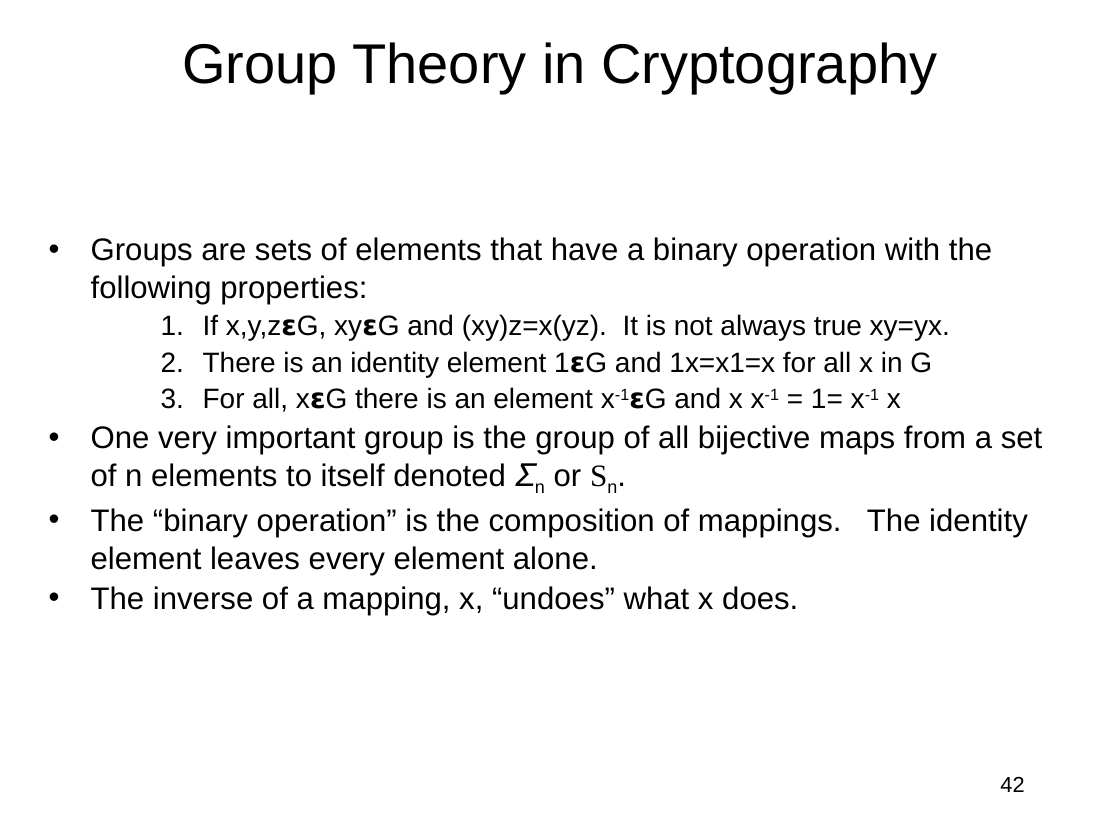
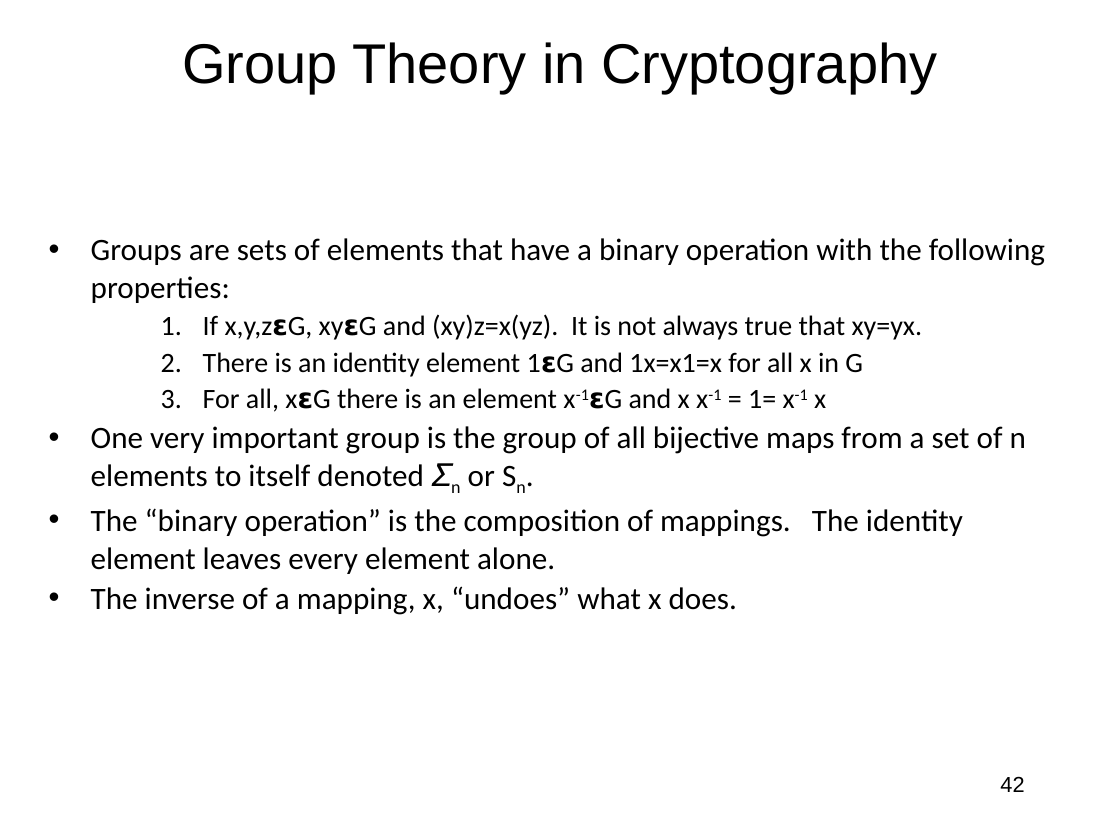
Before and after one commit to jlmucb/class_notes, a slide deck: slide 42 of BerkeleyClass/CS290Spring2013/Lectures/Cryptoclass1.pptx. Drawn at 1120x840 pixels with LibreOffice and Linux fonts; fonts in the diff are those of the drawing. Boxes give left, top, right and bottom in pixels: in the first picture for what was removed or moved away, otherwise in the second. Text is boxed around its words. In the diff, an @@ line names an element or a change of style, - is before the commit and + after.

Commit message:
Fixed crypto slides

```diff
--- a/BerkeleyClass/CS290Spring2013/Lectures/Cryptoclass1.pptx
+++ b/BerkeleyClass/CS290Spring2013/Lectures/Cryptoclass1.pptx
@@ text at [91, 238, 1045, 615]: font Arial to Calibri in "Groups are sets of elements that have ...", "There is an identity element 1𝝴G and ...", "For all, x𝝴G there is an element ...", "One very important group is the group ..." and 2 more places; font Noto Sans Mono to Calibri in "1𝝴G", "x𝝴G x-1𝝴G"; font Times New Roman to Calibri in "Sn." @@
@@ text at [203, 314, 923, 340]: text changed; font Arial to Calibri @@
-    1. If x,y,z𝝴G, xy𝝴G and (xy)z=x(yz). It is not always true xy=yx.
+    1. If x,y,z𝝴G, xy𝝴G and (xy)z=x(yz). It is not always true that xy=yx.
```
Also in this commit, not shown: 14 other slides changed, 18 other files.
